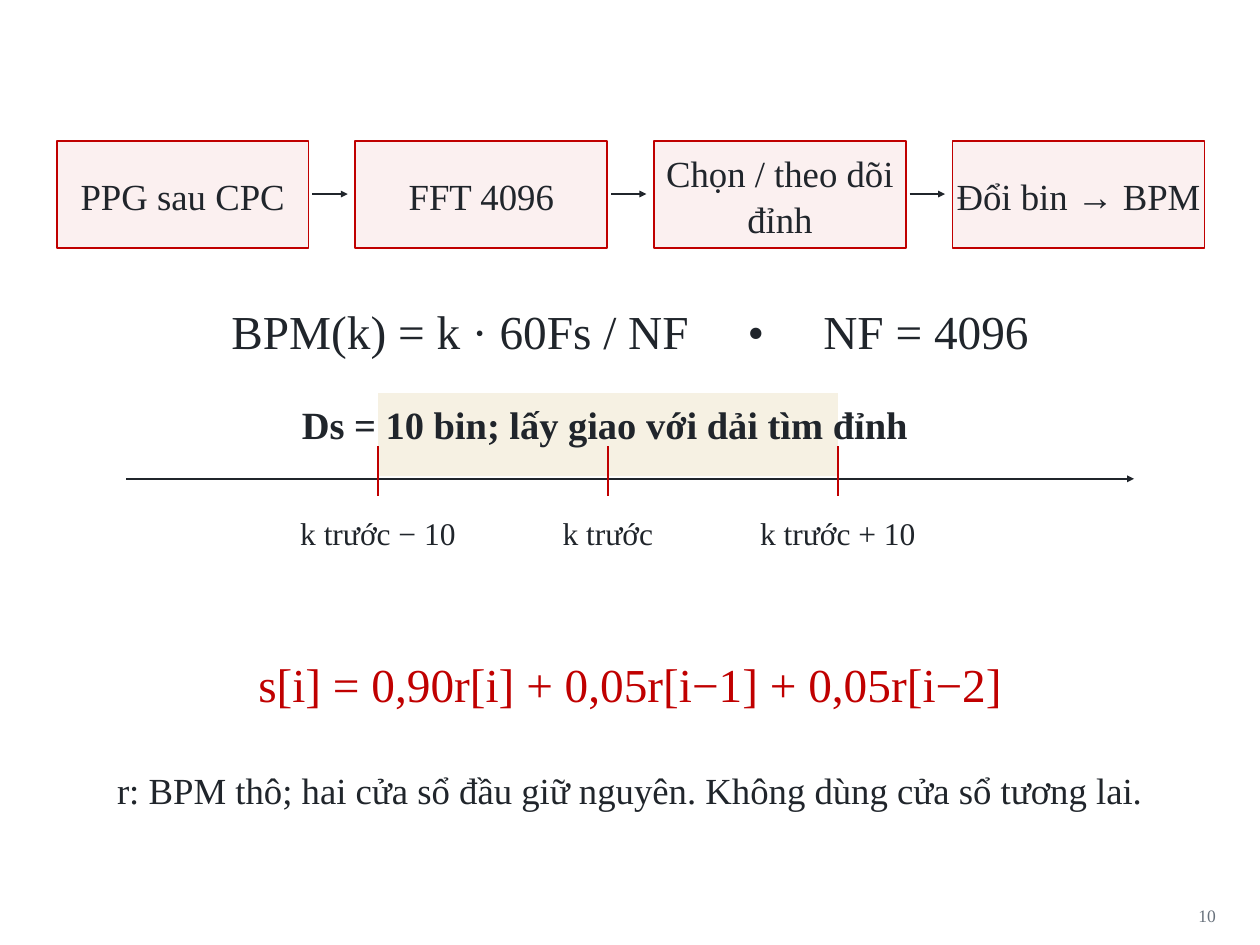
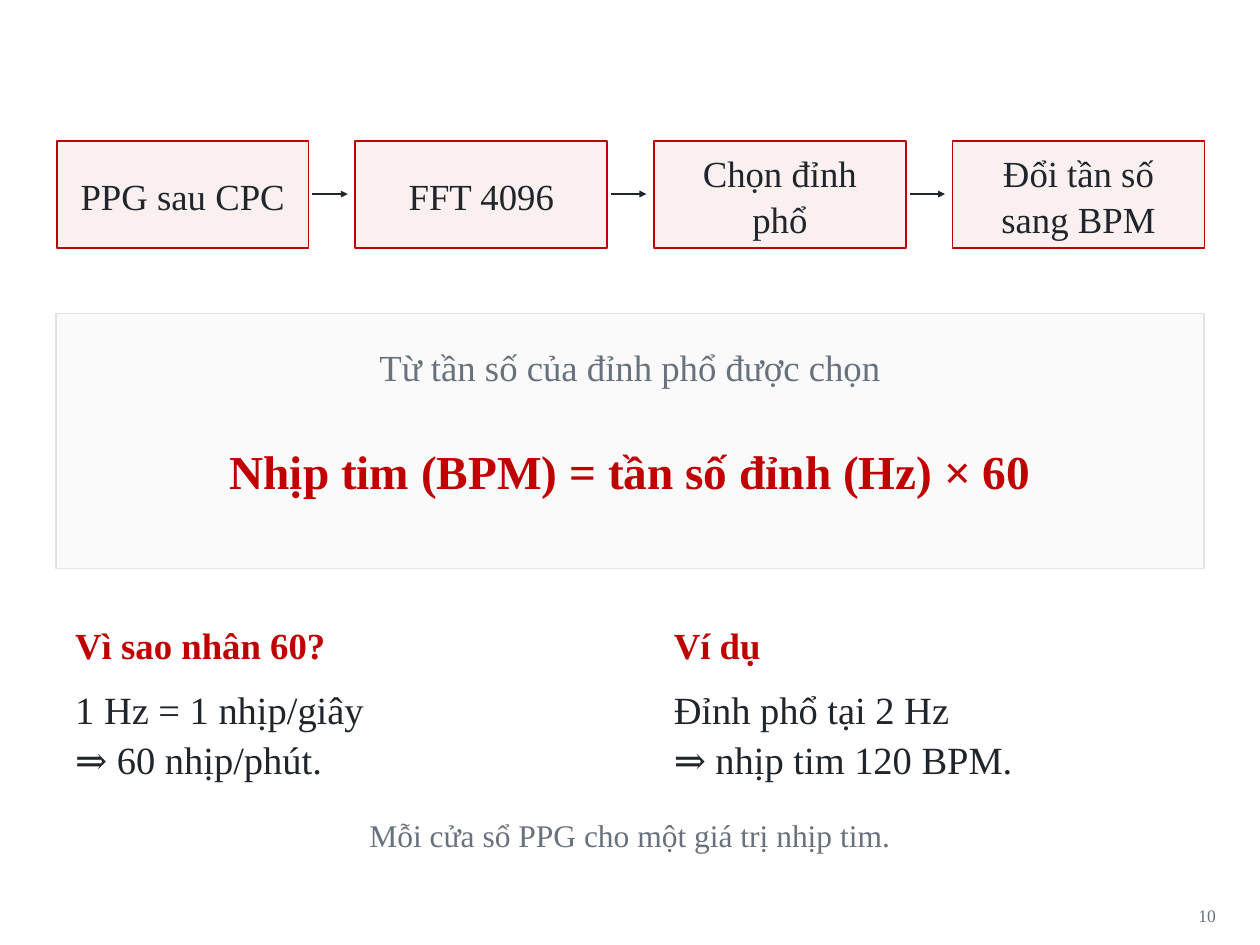
Before and after one commit to Vutu2003/ppg_adaptive_filter, a slide deck: slide 10 of reports/final/Bao_ve_mon_hoc_CPC_PPG_LMS_RLS.pptx. Drawn at 1260x945 pixels with LibreOffice and Linux fonts; fonts in the diff are those of the drawing; background and template pictures are left out. Boxes give left, top, right and bottom in pixels: in the first picture for what was removed or moved away, otherwise in the second. Text is boxed around its words. In the diff, an @@ line names an element or a change of style, - is before the commit and + after.

```diff
--- a/reports/final/Bao_ve_mon_hoc_CPC_PPG_LMS_RLS.pptx
+++ b/reports/final/Bao_ve_mon_hoc_CPC_PPG_LMS_RLS.pptx
@@ text in rectangle at [703, 161, 857, 240]: text changed @@
-Chọn / theo dõi đỉnh
+Chọn đỉnh
+phổ
@@ text in rectangle at [1001, 160, 1156, 240]: text changed @@
-Đổi bin → BPM
+Đổi tần số
+sang BPM
@@ rectangle: place and size @@
-rectangle at [378, 393, 838, 476]
+rectangle at [55, 314, 1203, 570]
@@ rectangle at [55, 314, 1203, 570]: fill #F6F1E3 to #FAFAFA; outline none to #E0E2E5 0.7 pt @@
@@ text removed at [231, 316, 1029, 358] @@
-BPM(k) = k · 60Fs / NF • NF = 4096
@@ text added at [379, 354, 880, 389], 21 pt, text #68717C @@
+Từ tần số của đỉnh phổ được chọn
@@ text removed at [302, 411, 908, 447] @@
-Ds = 10 bin; lấy giao với dải tìm đỉnh
@@ line removed from (378, 446) to (378, 496) @@
@@ line removed from (609, 446) to (609, 496) @@
@@ line removed from (838, 446) to (838, 496) @@
@@ arrow removed from (126, 479) to (1134, 479) @@
@@ text added at [230, 454, 1030, 498], 27 pt, text #C00000, bold @@
+Nhịp tim (BPM) = tần số đỉnh (Hz) × 60
@@ text removed at [300, 523, 456, 546] @@
-k trước − 10
@@ text removed at [563, 523, 653, 546] @@
-k trước
@@ text removed at [760, 523, 915, 546] @@
-k trước + 10
@@ text added at [75, 633, 325, 660], 21 pt, text #C00000, bold @@
+Vì sao nhân 60?
@@ text added at [674, 633, 761, 667], 21 pt, text #C00000, bold @@
+Ví dụ
@@ text removed at [258, 669, 1001, 709] @@
-s[i] = 0,90r[i] + 0,05r[i−1] + 0,05r[i−2]
@@ text added at [75, 697, 364, 782], 22 pt, text #20252B @@
+1 Hz = 1 nhịp/giây
+⇒ 60 nhịp/phút.
@@ text added at [674, 696, 1013, 782], 22 pt, text #20252B @@
+Đỉnh phổ tại 2 Hz
+⇒ nhịp tim 120 BPM.
@@ text removed at [117, 777, 1142, 812] @@
-r: BPM thô; hai cửa sổ đầu giữ nguyên. Không dùng cửa sổ tương lai.
@@ text added at [369, 823, 890, 854], 18 pt, text #68717C @@
+Mỗi cửa sổ PPG cho một giá trị nhịp tim.
```
Also in this commit, not shown: 11 other slides changed, 2 slides added, 2 slides removed, 6 other files.
